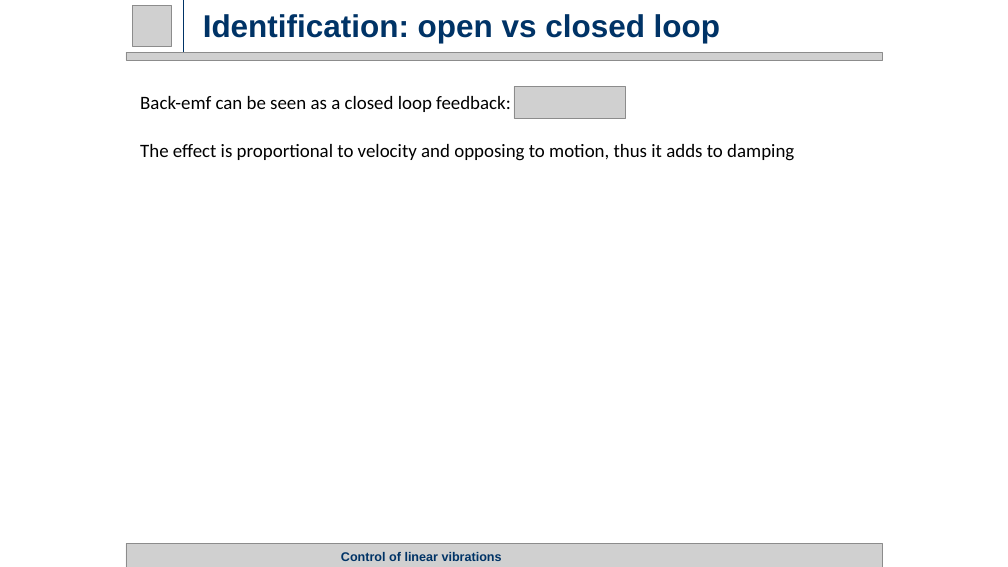
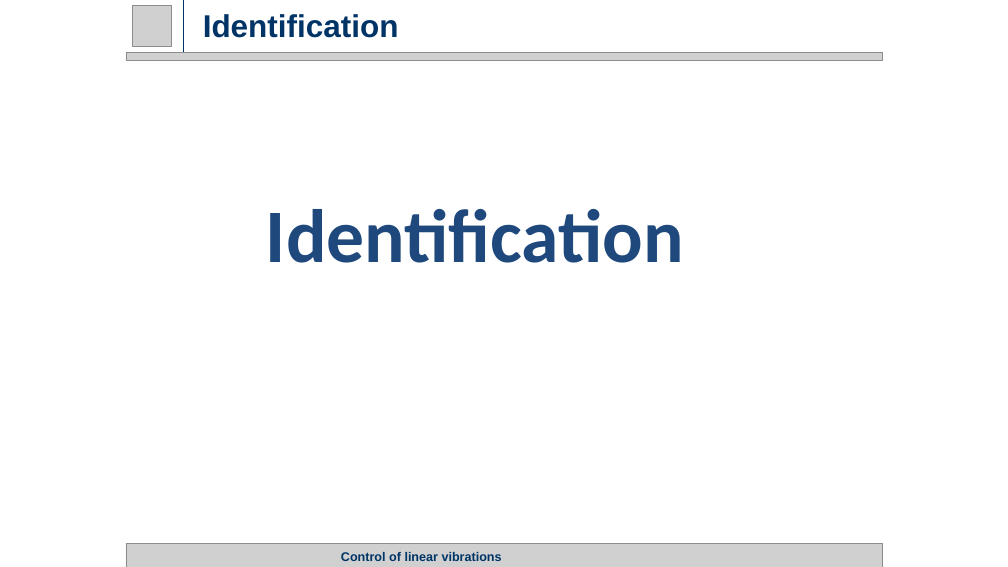
Before and after one commit to rssalessio/Control-Linear-Vibrations, a slide deck: slide 10 of finalPresentation/Part 1/Part1.pptx (slide 11 before the commit). Drawn at 1008x567 pixels with LibreOffice and Linux fonts; fonts in the diff are those of the drawing; grey boxes stand for pictures. Boxes give left, top, right and bottom in pixels: in the first picture for what was removed or moved away, otherwise in the second. Text is boxed around its words. In the diff, an @@ line names an element or a change of style, - is before the commit and + after.

```diff
--- a/finalPresentation/Part 1/Part1.pptx
+++ b/finalPresentation/Part 1/Part1.pptx
@@ title at [203, 14, 399, 38]: text changed @@
-Identification: open vs closed loop
+Identification
@@ picture removed at [514, 87, 626, 119] @@
@@ text removed at [140, 96, 511, 112] @@
-Back-emf can be seen as a closed loop feedback:
@@ text removed at [140, 144, 794, 161] @@
-The effect is proportional to velocity and opposing to motion, thus it adds to damping
@@ text added at [266, 209, 684, 263], 72 pt, text #1F497D, bold @@
+Identification
```
Also in this commit, not shown: 10 other slides changed, 1 slide added.
